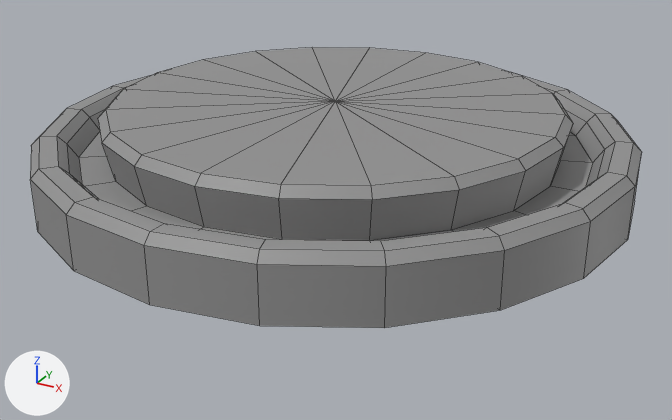
The FBX model Industria TaPoGaDaD Game HDRP/Assets/_Project/3 Prefabs/new_button.fbx as it was, and as the next commit left it.
Before and after are seen from a 50 mm camera at (0.145, -0.2629, 0.129) aimed at (0.0025, -0.0039, -0.0005). The axes (+X, +Y, +Z) are drawn at lower left. The lights are the same throughout. Mesh edges are drawn as thin lines. Where no turn or scale is listed for an object, it has been applied to the vertices.

The scene before the commit, as lines of its bpy script (objects in view):
```python
me_mesh = bpy.data.meshes.new('Mesh')
me_mesh.from_pydata(...)  # 222 vertices, 240 faces; spans x -0.1..0.1, y -0.1..0.1, z -0.01..0.018
me_mesh.materials.append(mat_phong2)  # grey #939393
ob_pcylinder1 = bpy.data.objects.new('pCylinder1', me_mesh)
ob_pcylinder1.location = (0.0, 0.0, 0.0189)
```
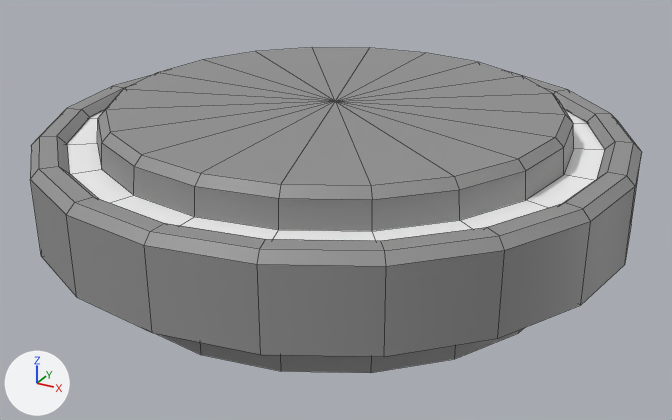
Commit message: button change

Where the change shows, as pixel boxes [x1, y1, x2, y2] in the pictures (672 x 420 px):
'pCylinder1', reshaped (16% taller)
    before: [30, 47, 641, 328]
    after: [30, 47, 641, 373]
part 1 of me_mesh, built on
    before: [30, 110, 641, 328]
    after: [30, 123, 641, 373]
part 2 of me_mesh, recoloured
    before: [79, 132, 592, 241]
    after: [67, 110, 605, 241]

The change, as a list of edits to the scene's bpy script:
```text
Add mat_emitter:
    mat_emitter = principled_material(':Emitter')
    mat_emitter.base_color = (1.0, 1.0, 1.0)  # white #ffffff
    mat_emitter.roughness = 0.2
Change me_mesh:
    used by ob_pcylinder1; location = (0.0, 0.0, 0.0189)
    remove me_mesh.from_pydata(...)  # 222 vertices, 240 faces; spans x -0.1..0.1, y -0.1..0.1, z -0.01..0.018
    add me_mesh.from_pydata(...)  # 262 vertices, 280 faces; spans x -0.1..0.1, y -0.1..0.1, z -0.036..0.018
    me_mesh part 1
    13 vertices are removed from x -0.033..0.033, y -0.033..0.033, z -0.01
    36 faces are deleted
    20 vertices in x -0.1..0.1, y -0.1..0.1, z -0.01 move by (0.0, 0.0, -0.008)
    68 vertices move from x -0.085..0.085, y -0.085..0.085, z -0.01..0.002 to x -0.092..0.092, y -0.092..0.092, z -0.018..0.007
    21 vertices are added at x -0.08..0.08, y -0.08..0.08, z -0.036
    12 new vertices lie (0.0, 0.0, 0.018) away from vertices in x -0.067..0.067, y -0.067..0.067, z -0.01
    20 new vertices lie (0.0, 0.0, 0.036) away from vertices in x -0.08..0.08, y -0.08..0.08, z -0.036
    76 new faces join them, mat_phong2 (grey #939393)
    me_mesh part 2: 20 faces spanning x -0.09..0.09, y -0.09..0.09, z 0.007 switch from mat_phong2 (grey #939393) to mat_emitter (white #ffffff)
```
